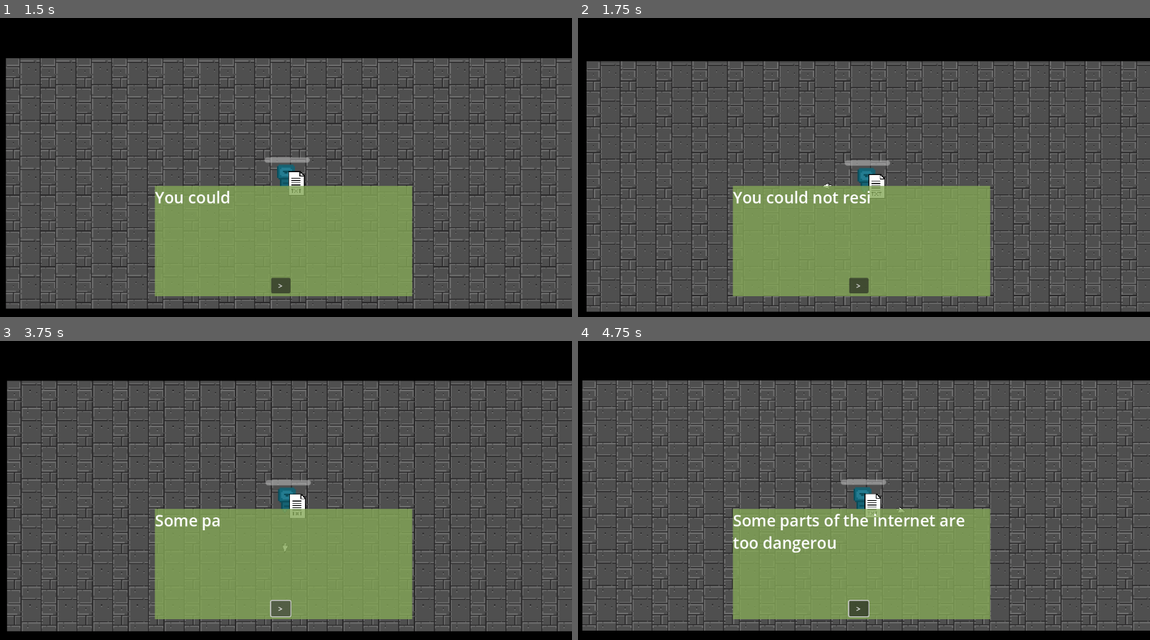
Above: before the commit, frames 1-4 (two rows, left to right).
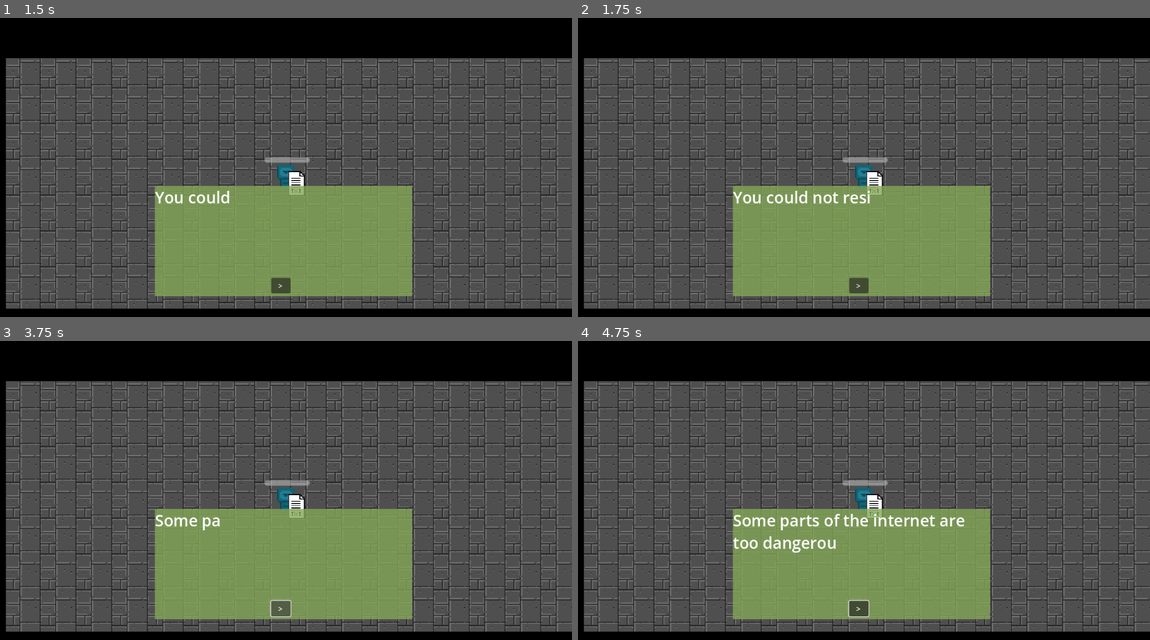
Above: after the commit, the same moments.

Repository: SupercraftD/hackthenest2025
Game: Godot game, scene res://world.tscn
Two runs of this game, one before a commit and one after it. Both use one fixed random seed, a clock stepped at 60 frames per second and the inputs below.
Inputs (mouse positions are in pixels of both pictures, inside the frame that each line leads up to):
- Up to frame 1 (1.5 s): move the mouse to (411, 161) at 0.52 s; hold D (right) 0.53-1.28 s; tap E (interact) at 0.6, 1.25 s; tap Shift (roll) at 0.8, 1.35 s; move the mouse to (171, 194) at 1.27 s; hold S (down) from 1.28 s (still down)
- Up to frame 2 (1.75 s): keep holding S (down); click (749, 194) at 1.55 s
- Up to frame 3 (3.75 s): move the mouse to (343, 430) at 2.02 s; release S (down) at 2.03 s; hold D (right) 2.03-2.78 s; click (343, 430) at 2.1 s; tap E (interact) at 2.3, 2.85 s; move the mouse to (257, 565) at 2.77 s; hold W (up) 2.78-3.5 s; tap Shift (roll) at 3.05 s; click ">" at 3.5 s
- Up to frame 4 (4.75 s): move the mouse to (1035, 550) at 4.27 s; hold A (left) from 4.28 s (still down); tap Shift (roll) at 4.35 s; click (1035, 550) at 4.55 s

Frame 1 is identical in both runs. In frame 2, 24% of the frame differs, in the area x 1-100%, y 13-99%; in frame 3, 14%; in frame 4, 20%.

Commit message:
fix roll and shooting pickup:

Diff:
--- a/gameInfo.gd
+++ b/gameInfo.gd
@@ -1 +1,4 @@
 extends Node
+
+var availableWeapons = []
+var weapon = -1
--- a/interactables/mouseexefolder.gd
+++ b/interactables/mouseexefolder.gd
@@ -2,6 +2,13 @@
 
 func interact(player):
 
-	await player.promptDialogue([
-		"You find mouse.exe in the folder","press space or left-click to fire a cursor"
-	])
+	if "mouse" in GameInfo.availableWeapons:
+		await player.promptDialogue([
+			"This folder is empty.."
+		])
+	else:
+		await player.promptDialogue([
+			"You find mouse.exe in the folder","press space or left-click to fire a cursor"
+		])
+		GameInfo.availableWeapons.append("mouse")
+		GameInfo.weapon += 1
--- a/player.gd
+++ b/player.gd
@@ -1,8 +1,11 @@
 extends CharacterBody2D
 
 @onready var roll = $Roll
-@export var cursorProj : PackedScene
 @onready var hpbar = $hpbar
+
+@export var weaponProjectiles = {
+	"mouse":preload("res://projectiles/cursorprojectile.tscn")
+}
 
 var rollSpeed = 400
 var rollVector = Vector2()
@@ -54,7 +57,7 @@
 	if inDialogue:
 		return
 
-	if Input.is_action_just_pressed("roll") and roll.canRoll:
+	if Input.is_action_just_pressed("roll") and roll.canRoll and not isRolling:
 		isRolling = true
 		rollVector = velocity.normalized()* rollSpeed
 		$AnimatedSprite2D.play("roll")
@@ -81,15 +84,27 @@
 
 
 func shoot():
+
+	if GameInfo.weapon == -1:
+		return
+
+	var weapon = GameInfo.availableWeapons[GameInfo.weapon]
+
+	var proj = weaponProjectiles[weapon]
+
 	if canShoot and not isRolling:
 		canShoot = false
 
-		var p = cursorProj.instantiate()
+		var p = proj.instantiate()
+
 		p.global_position = global_position
 		p.look_at(get_global_mouse_position())
+
 		p.shooter = self
 		get_parent().add_child(p)
+
 		$Camera2D.start_shake(8.0, 0.5)
+
 		await p.done
 		canShoot = true
 
--- a/player.tscn
+++ b/player.tscn
@@ -1,15 +1,14 @@
-[gd_scene load_steps=27 format=3 uid="uid://1eccyxdcm8i5"]
+[gd_scene load_steps=26 format=3 uid="uid://1eccyxdcm8i5"]
 
 [ext_resource type="Script" uid="uid://sm40qmo2rdgy" path="res://player.gd" id="1_onrkg"]
-[ext_resource type="PackedScene" uid="uid://bu1y4w3igfgwb" path="res://projectiles/cursorprojectile.tscn" id="2_hqtel"]
 [ext_resource type="Texture2D" uid="uid://jah366jyakid" path="res://assets/idle.png" id="3_1jxqw"]
-[ext_resource type="Script" uid="uid://c3qqbx47ul0g1" path="res://camera_2d.gd" id="3_dw050"]
+[ext_resource type="Script" path="res://camera_2d.gd" id="3_dw050"]
 [ext_resource type="Texture2D" uid="uid://b7drw4qcl0l1" path="res://assets/playerWalk.png" id="3_i3pqv"]
 [ext_resource type="Texture2D" uid="uid://dlnaf24brc2gp" path="res://assets/roll.png" id="4_b26j0"]
 [ext_resource type="PackedScene" uid="uid://pfyjw8n0bcli" path="res://roll.tscn" id="4_hqtel"]
 [ext_resource type="Texture2D" uid="uid://cqbayvbks4kw8" path="res://assets/shooting.png" id="5_dw050"]
-[ext_resource type="PackedScene" uid="uid://h3wk5g0iu00n" path="res://dust.tscn" id="5_sweqy"]
-[ext_resource type="Script" path="res://dialoguepopup.gd" id="9_nvl01"]
+[ext_resource type="PackedScene" path="res://dust.tscn" id="5_sweqy"]
+[ext_resource type="Script" uid="uid://b1wsymee5q140" path="res://dialoguepopup.gd" id="9_nvl01"]
 
 [sub_resource type="RectangleShape2D" id="RectangleShape2D_hqtel"]
 size = Vector2(24, 34)
@@ -139,7 +138,6 @@
 collision_layer = 2
 collision_mask = 2
 script = ExtResource("1_onrkg")
-cursorProj = ExtResource("2_hqtel")
 
 [node name="CollisionShape2D" type="CollisionShape2D" parent="."]
 shape = SubResource("RectangleShape2D_hqtel")
